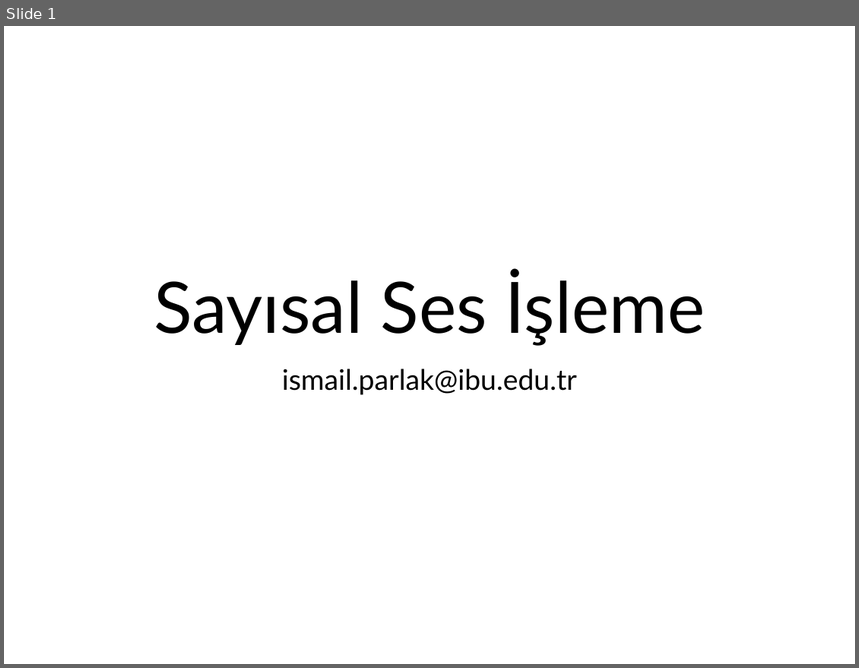
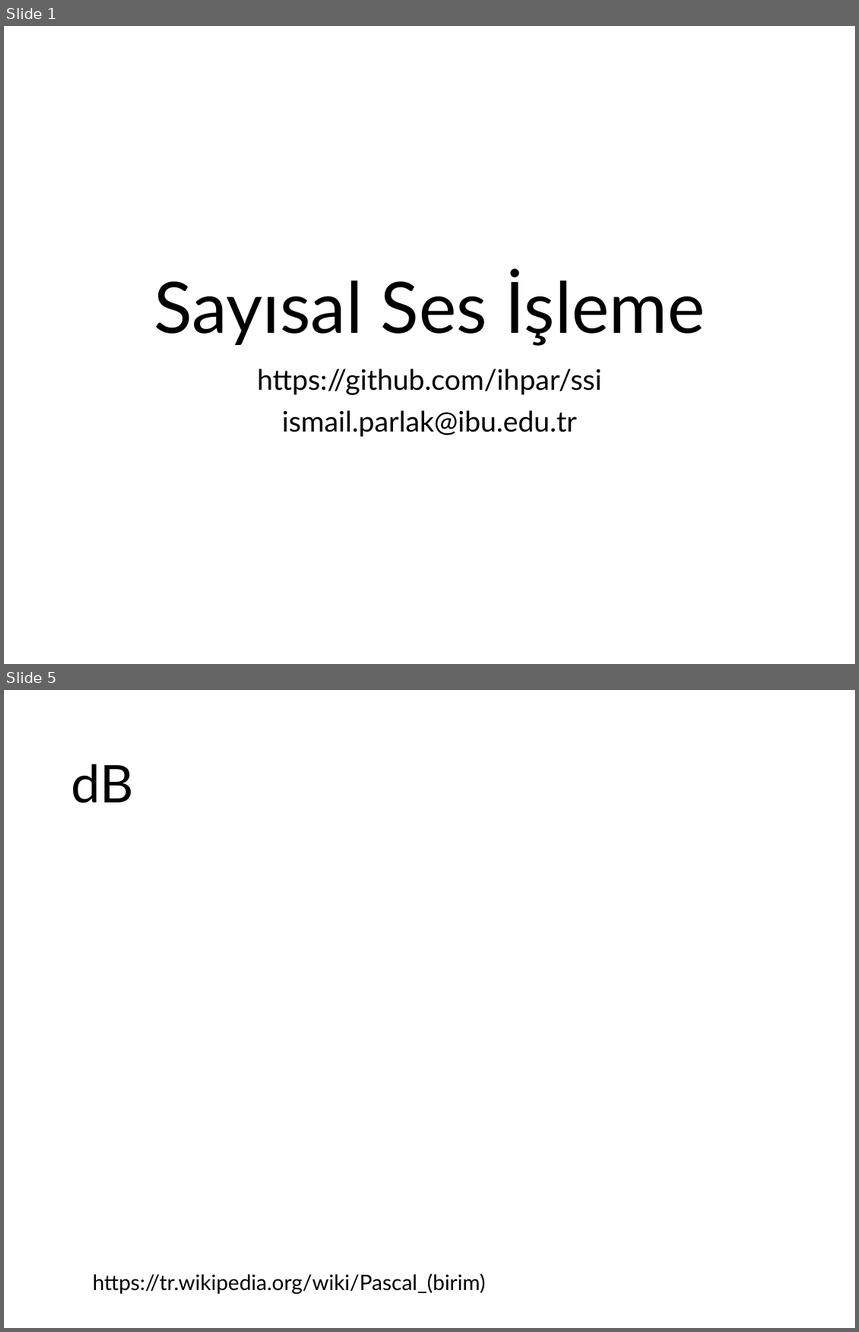
Before and after one commit to ihpar/ssi, a slide deck: slides/Slide_0.pptx. Shown one above the other, each under a label of ours: slide 1 before the commit, slides 1 and 5 after it; the slides between them are not shown. The pictures are 859x668 and 859x1332 pixels, drawn with LibreOffice and Linux fonts; fonts in the diff are those of the drawing; grey boxes stand for pictures. Boxes give left, top, right and bottom in pixels: in the first picture for what was removed or moved away, otherwise in the second. Text is boxed around its words. In the diff, an @@ line names an element or a change of style, - is before the commit and + after.

```diff
--- a/slides/Slide_0.pptx
+++ b/slides/Slide_0.pptx
@@ slide 5 added at (4, 690, 855, 1328), background #FFFFFF @@
@@ title added at (71, 764, 133, 803), 44 pt, text #000000 @@
+dB
@@ text added at (93, 1274, 486, 1294), 18 pt, text #000000 @@
+https://tr.wikipedia.org/wiki/Pascal_(birim)
@@ slide 1 changed as well @@
@@ subtitle at (257, 369, 602, 395): paragraph added @@
+https://github.com/ihpar/ssi
```
Also in this commit, not shown: 4 other slides added, 1 slide removed.
